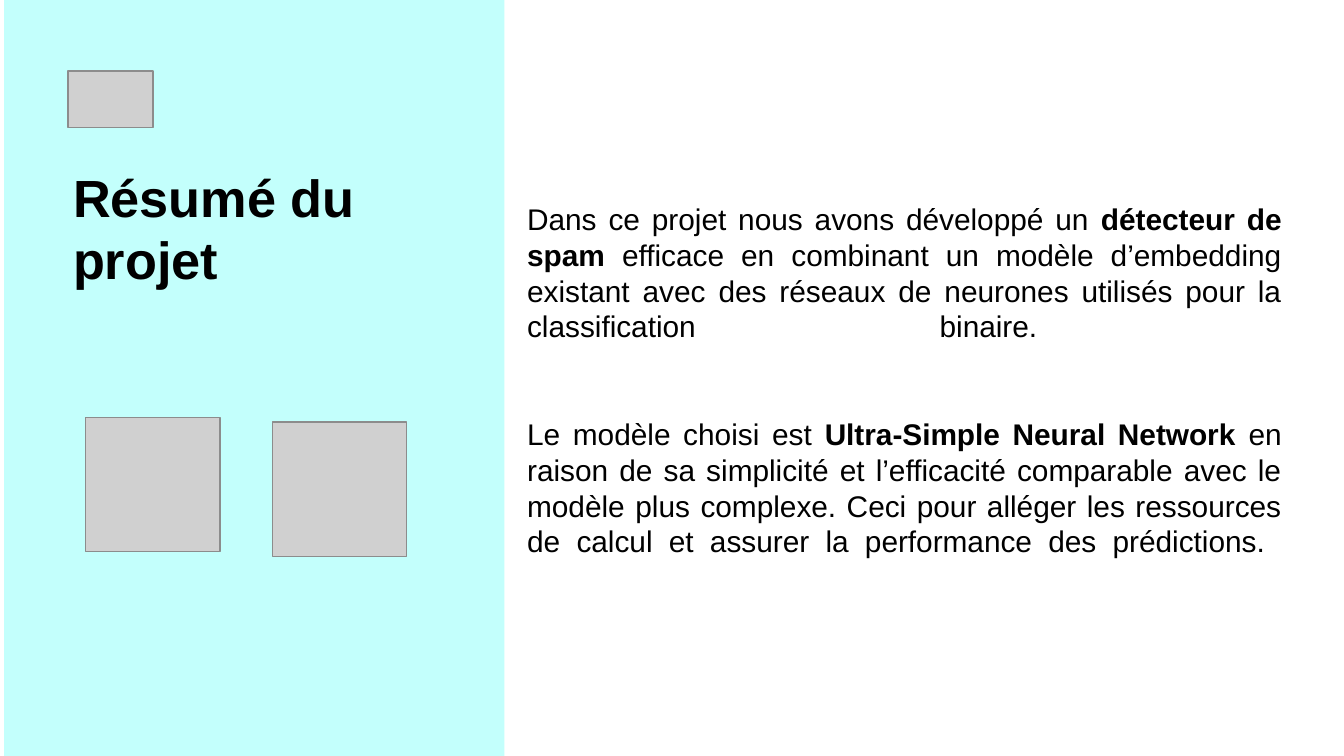
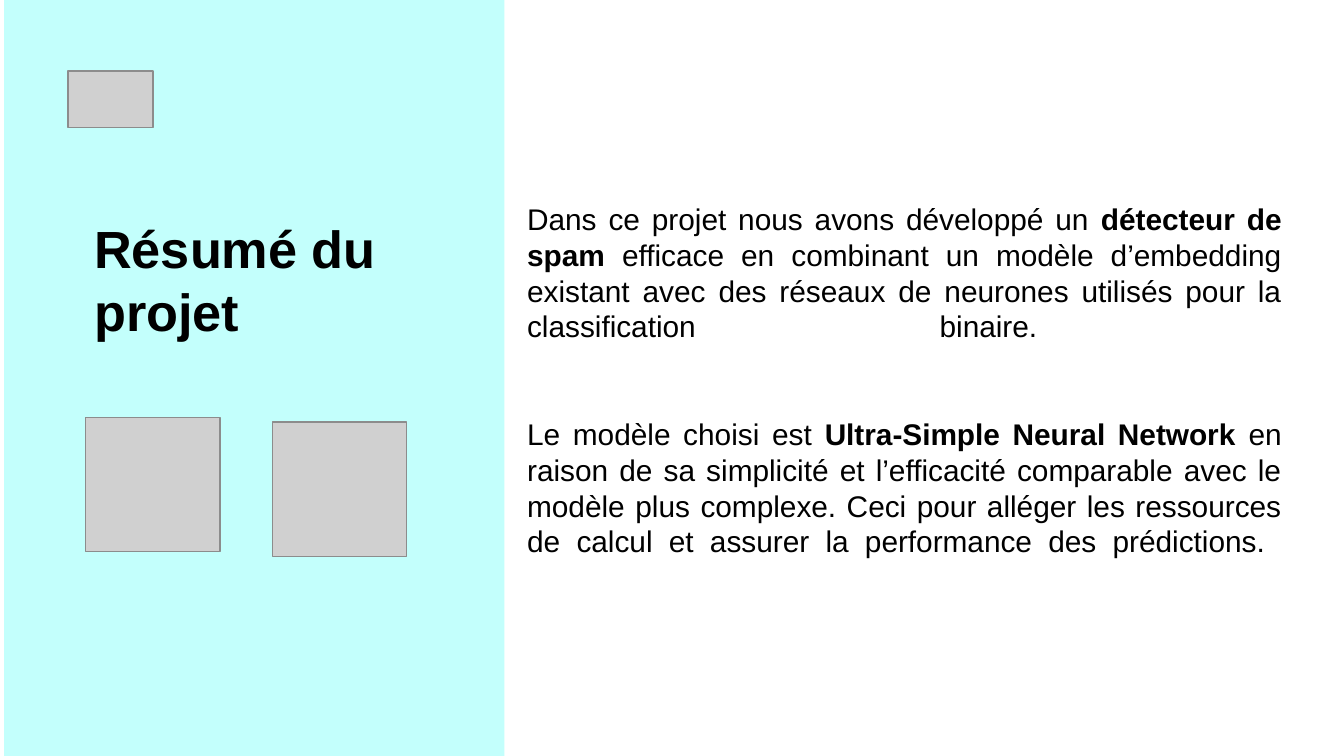
Before and after one commit to AgaHei/Spam-Detector, a slide deck: slide 12 of Project_AT&T_AH.pptx (slide 15 before the commit). Drawn at 1344x756 pixels with LibreOffice and Linux fonts; fonts in the diff are those of the drawing; grey boxes stand for pictures. Boxes give left, top, right and bottom in pixels: in the first picture for what was removed or moved away, otherwise in the second. Text is boxed around its words. In the diff, an @@ line names an element or a change of style, - is before the commit and + after.

```diff
--- a/Project_AT&T_AH.pptx
+++ b/Project_AT&T_AH.pptx
@@ title "Résumé du projet": place and size @@
-title "Résumé du projet" at [73, 178, 355, 290]
+title "Résumé du projet" at [94, 229, 376, 341]
```
Also in this commit, not shown: 7 other slides changed, 3 slides removed, 1 other file.
